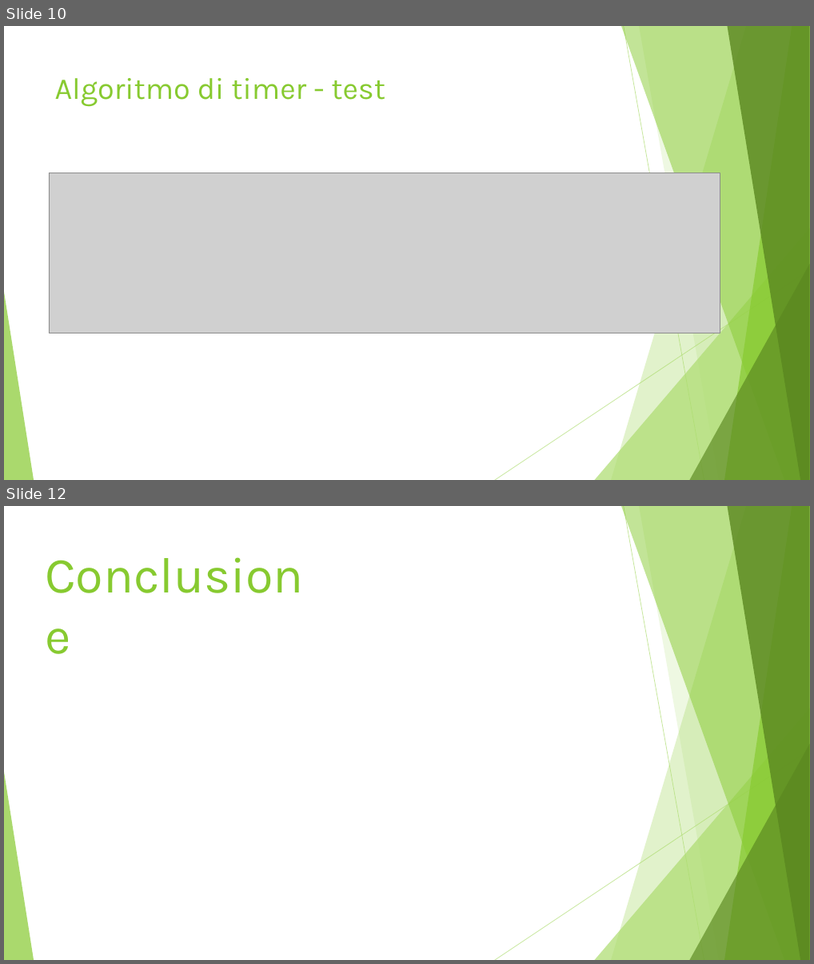
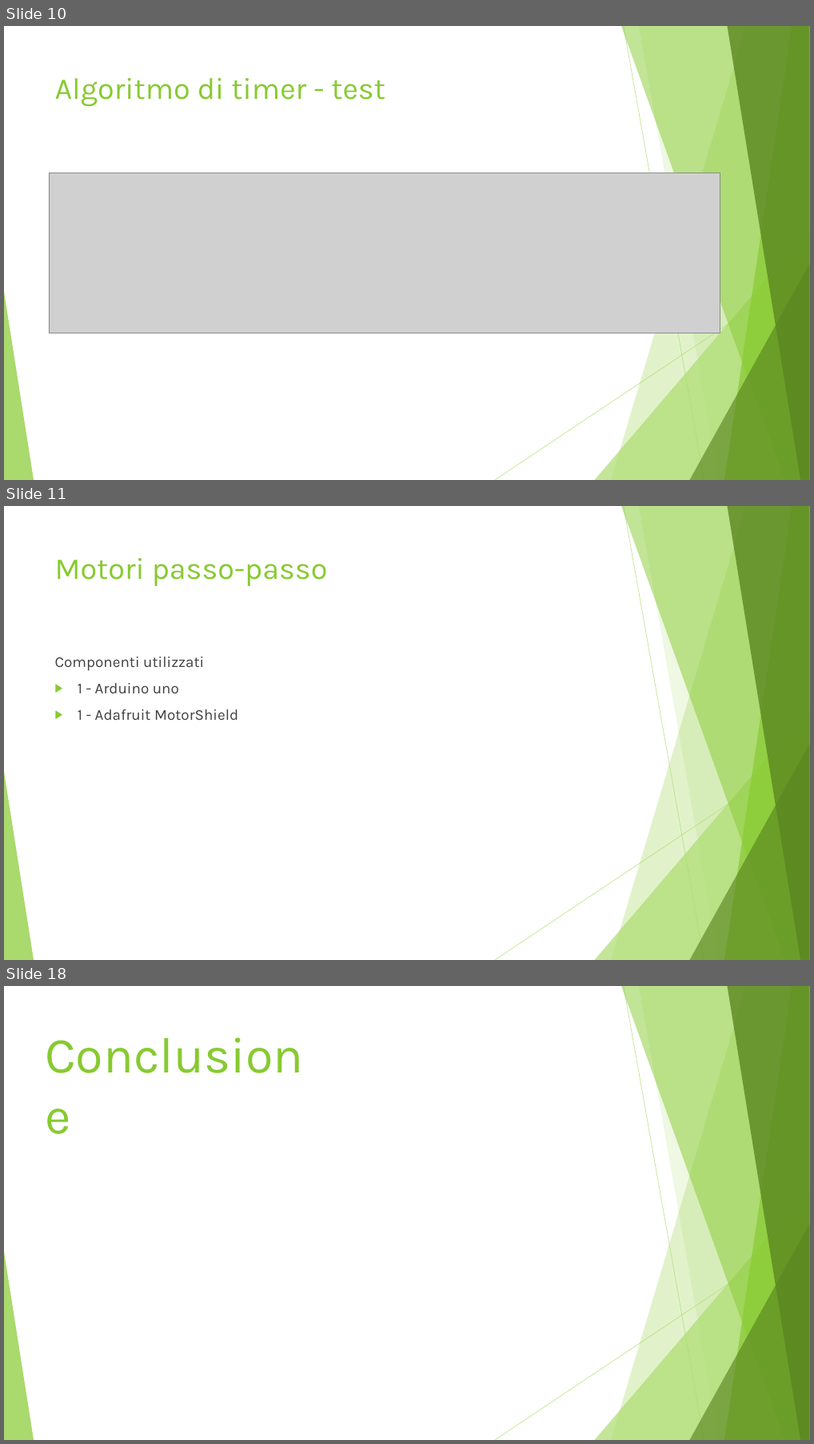
Before and after one commit to LuMug/AirIceHockey, a slide deck: Presentazione.pptx. Shown one above the other, each under a label of ours: slides 10 and 12 before the commit, slides 10, 11 and 18 after it; the slides between them are not shown. The pictures are 814x964 and 814x1444 pixels, drawn with LibreOffice and Linux fonts; fonts in the diff are those of the drawing; grey boxes stand for pictures. Boxes give left, top, right and bottom in pixels: in the first picture for what was removed or moved away, otherwise in the second. Text is boxed around its words. In the diff, an @@ line names an element or a change of style, - is before the commit and + after.

```diff
--- a/Presentazione.pptx
+++ b/Presentazione.pptx
@@ slide 11 added at bbox=[4, 506, 810, 960], background #FFFFFF; not listed: 10 template elements that a slide beside it also shows @@
@@ title added at bbox=[55, 558, 328, 586], 36 pt, text #87CA30 @@
+Motori passo-passo
@@ text added at bbox=[55, 656, 238, 720], 18 pt, text #404040 @@
+Componenti utilizzati
+▶ 1 - Arduino uno
+▶ 1 - Adafruit MotorShield
@@ what was slide 12 is now slide 18 @@
```
Also in this commit, not shown: 6 other slides added, 1 slide removed.
